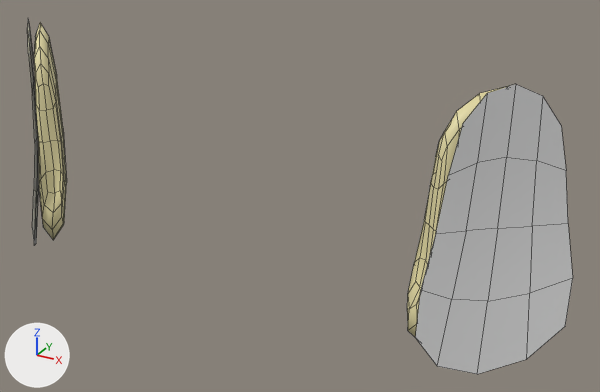
The FBX model Assets/Meshes/BodyParts/Ears/ears-2.fbx as it was, and as the next commit left it.
Camera for both pictures: a 50 mm camera at (0.467, -0.725, 0.349) aimed at (0.068, 0.002, -0.014). The axes (+X, +Y, +Z) are drawn at lower left. The lights are the same throughout. Mesh edges are drawn as thin lines.
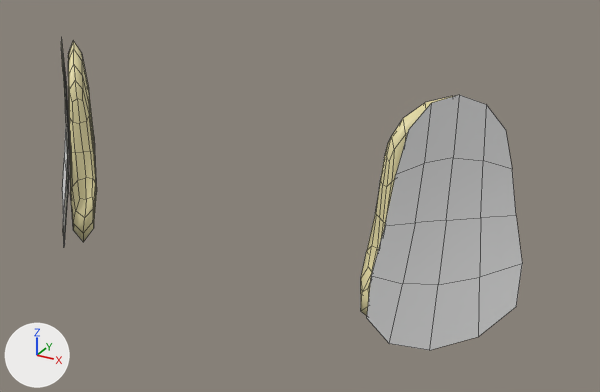
Location of each change, (x1, y1, x2, y2) in pixels of the pictures (600 x 392 px; the box of a moved part takes in the faces that stretch with it):
'Cube', reshaped (16% narrower, 12% shorter)
    before: (27, 21, 573, 374)
    after: (61, 39, 522, 350)
part 1 of me_cube_001, moved or reshaped
    before: (407, 86, 508, 337)
    after: (361, 96, 453, 315)
part 2 of me_cube_001, moved or reshaped
    before: (415, 84, 573, 374)
    after: (367, 95, 522, 350)
part 3 of me_cube_001, moved or reshaped
    before: (34, 23, 67, 240)
    after: (68, 41, 97, 242)
part 4 of me_cube_001, moved or reshaped
    before: (27, 21, 39, 246)
    after: (61, 39, 70, 244)

The change in detail:
me_cube_001 has 230 vertices, 208 faces and spans x -0.358..0.358, y -0.095..0.042, z -0.138..0.146.
me_cube_001 is used by ob_cube; location (0.0, 0.0, 0.0).
me_cube_001 part 1: the loose piece of 90 vertices spanning x 0.222..0.34, y -0.081..0.042, z -0.132..0.141 is scaled about its middle by (1, 1, 0.9), then moved by (-0.05, 0.0, -0.003).
me_cube_001 part 2: the loose piece of 25 vertices spanning x 0.242..0.358, y -0.095..0.031, z -0.138..0.146 is scaled about its middle by (1, 1, 0.9), then moved by (-0.05, 0.0, -0.003).
me_cube_001 part 3: the loose piece of 90 vertices spanning x -0.34..-0.222, y -0.081..0.042, z -0.132..0.141 is scaled about its middle by (1, 1, 0.9), then moved by (0.05, 0.0, -0.003).
me_cube_001 part 4: the loose piece of 25 vertices spanning x -0.358..-0.242, y -0.095..0.031, z -0.138..0.146 is scaled about its middle by (1, 1, 0.9), then moved by (0.05, 0.0, -0.003).
